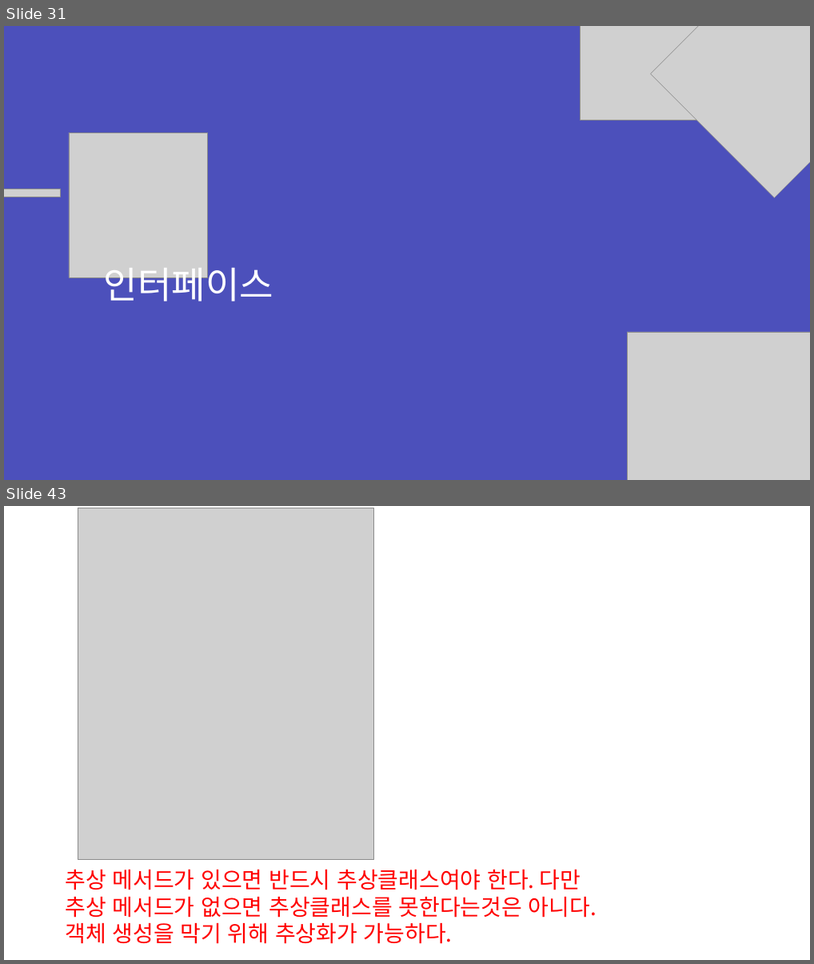
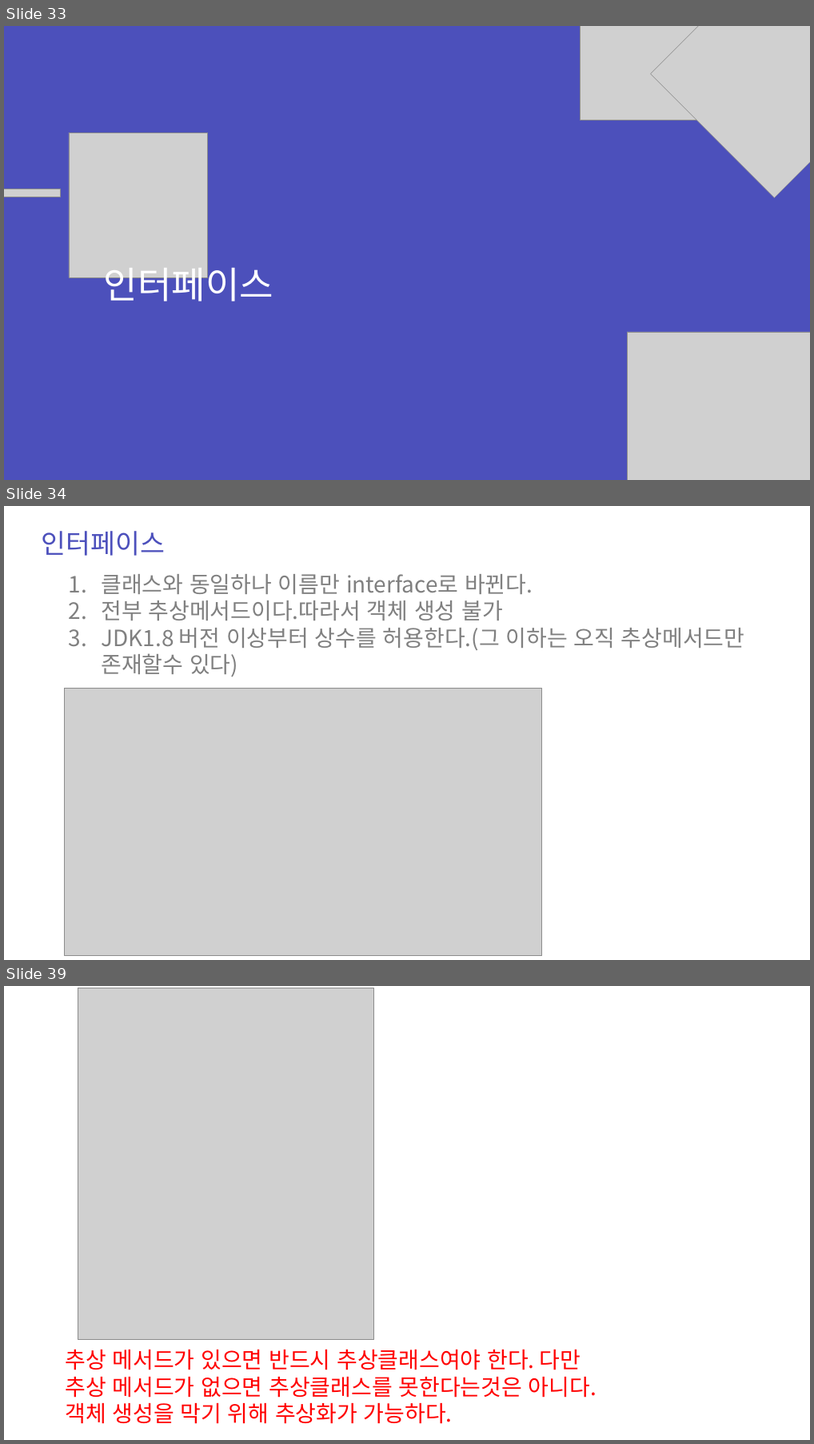
Before and after one commit to zest132/JavaLecture, a slide deck: JavaLecture/LectureFile/java 11강 인터페이스와다형성.pptx. Shown one above the other, each under a label of ours: slides 31 and 43 before the commit, slides 33, 34 and 39 after it; the slides between them are not shown. The pictures are 814x964 and 814x1444 pixels, drawn with LibreOffice and Linux fonts; fonts in the diff are those of the drawing; grey boxes stand for pictures. Boxes give left, top, right and bottom in pixels: in the first picture for what was removed or moved away, otherwise in the second. Text is boxed around its words. In the diff, an @@ line names an element or a change of style, - is before the commit and + after.

```diff
--- a/JavaLecture/LectureFile/java 11강 인터페이스와다형성.pptx
+++ b/JavaLecture/LectureFile/java 11강 인터페이스와다형성.pptx
@@ slide 34 added at bbox=[4, 506, 810, 960], background #FFFFFF @@
@@ text added at bbox=[42, 531, 165, 556], 48 pt, text #4C50BC @@
+인터페이스
@@ text added at bbox=[101, 574, 745, 676], 40 pt, text #808080 @@
+1. 클래스와 동일하나 이름만 interface로 바뀐다.
+2. 전부 추상메서드이다.따라서 객체 생성 불가
+3. JDK1.8 버전 이상부터 상수를 허용한다.(그 이하는 오직 추상메서드만 존재할수 있다)
@@ picture added at bbox=[64, 688, 542, 955] @@
@@ what was slide 31 is now slide 33 @@
@@ what was slide 43 is now slide 39 @@
```
Also in this commit, not shown: 3 slides changed, 7 other slides added, 13 slides removed, 13 other files.
